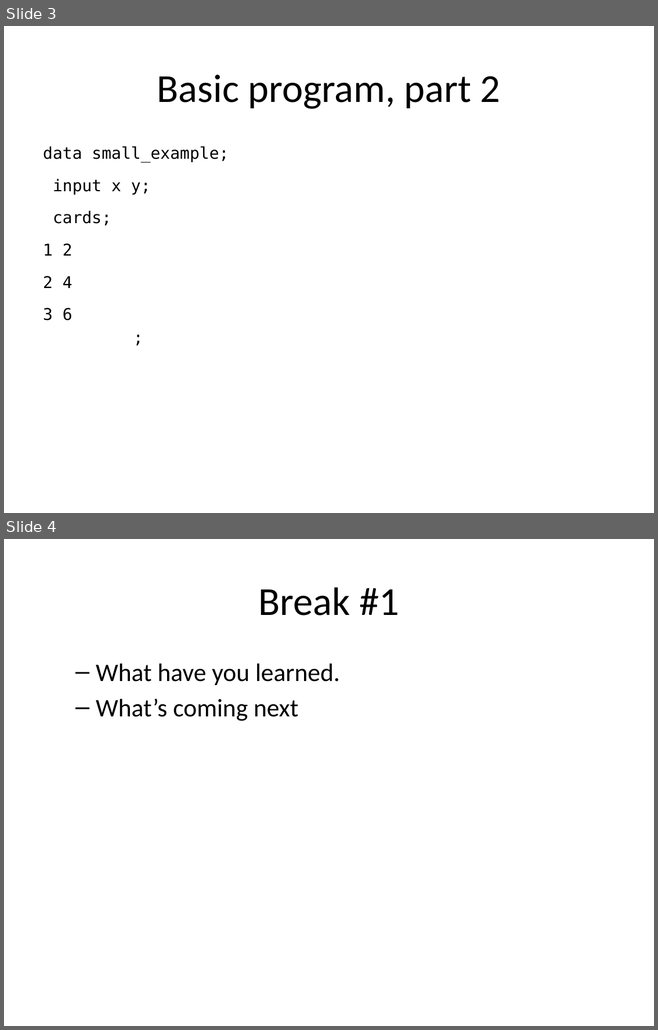
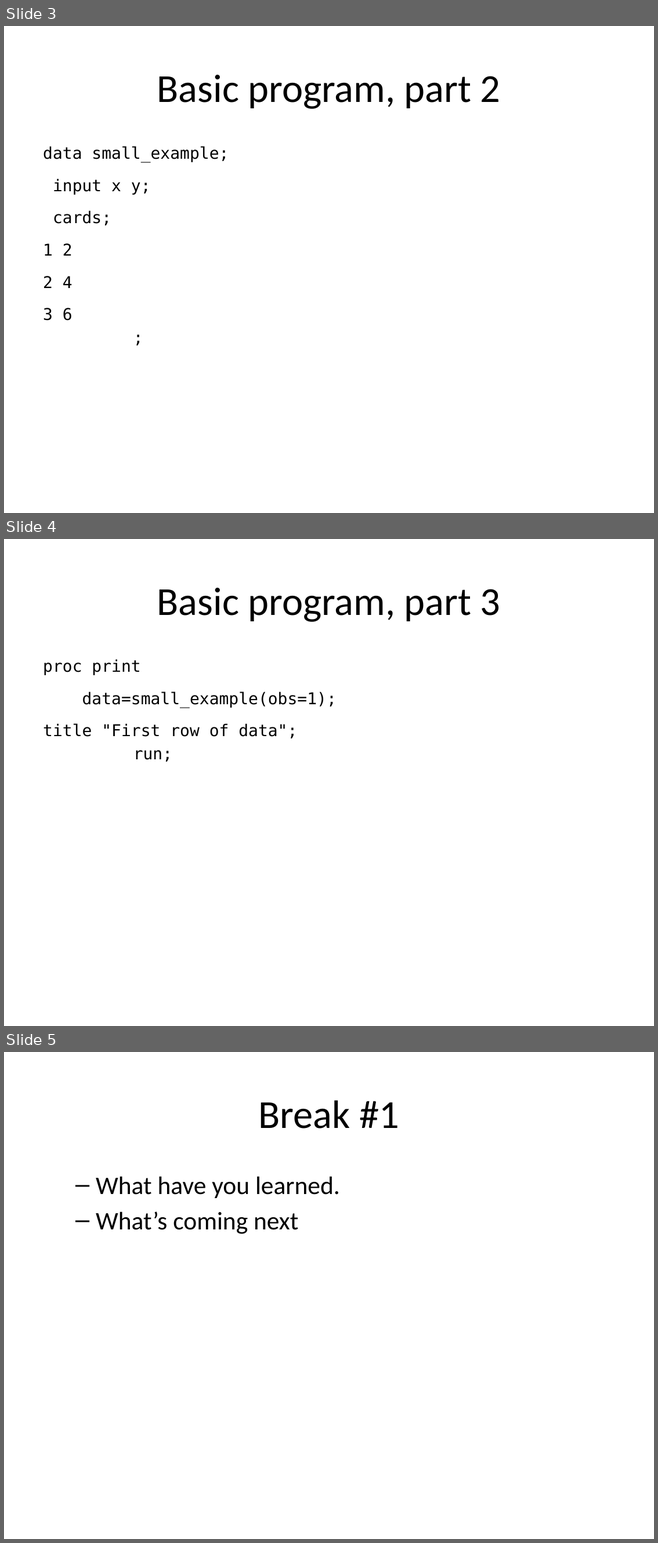
Before and after one commit to pmean/introduction-to-SAS, a slide deck: src/m01-basic-program.pptx. Shown one above the other, each under a label of ours: slides 3 and 4 before the commit, slides 3, 4 and 5 after it. The pictures are 658x1030 and 658x1543 pixels, drawn with LibreOffice and Linux fonts; fonts in the diff are those of the drawing. Boxes give left, top, right and bottom in pixels: in the first picture for what was removed or moved away, otherwise in the second. Text is boxed around its words. In the diff, an @@ line names an element or a change of style, - is before the commit and + after.

Commit message:
Started work on libname program

```diff
--- a/src/m01-basic-program.pptx
+++ b/src/m01-basic-program.pptx
@@ slide 4 added at bbox=[4, 539, 654, 1026], background #FFFFFF @@
@@ title added at bbox=[157, 588, 500, 622], 44 pt, text #000000 @@
+Basic program, part 3
@@ text added at bbox=[43, 659, 336, 762], 18 pt, text #000000 @@
+proc print
+data=small_example(obs=1);
+title "First row of data";
+run;
@@ what was slide 4 is now slide 5 @@
```
Also in this commit, not shown: 5 other files.
